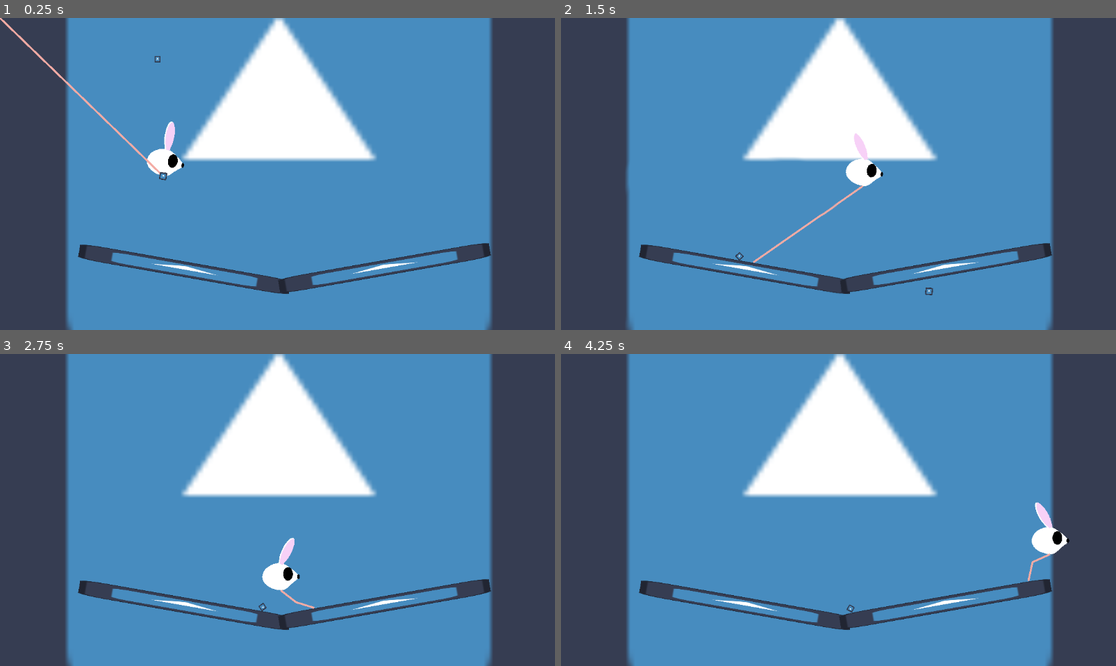
Above: before the commit, frames 1-4 (two rows, left to right).
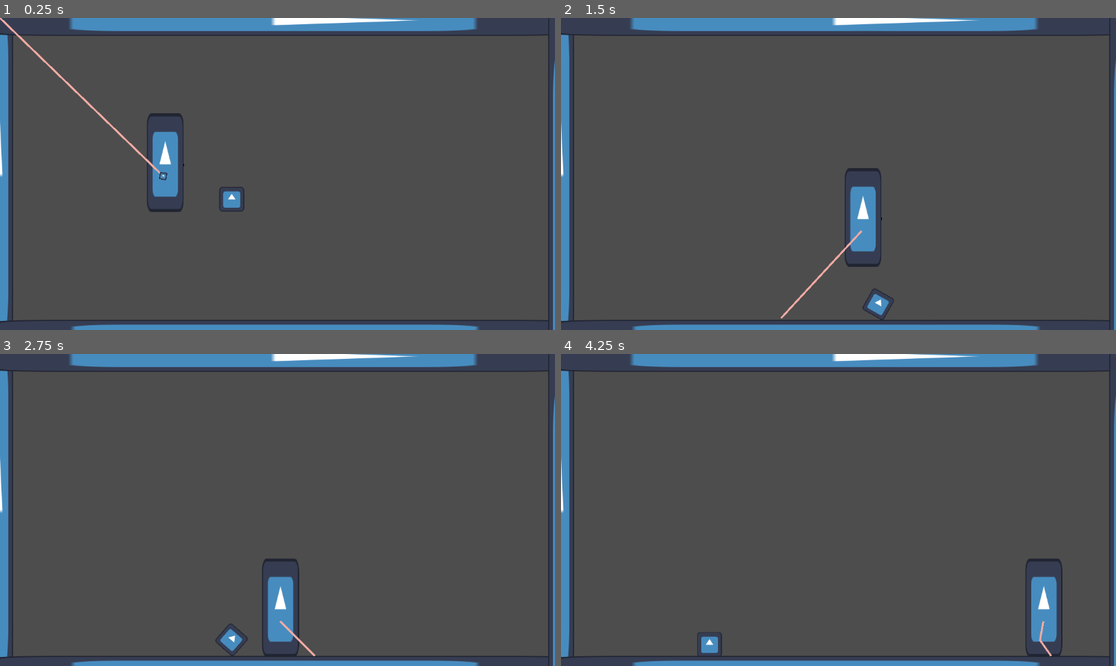
Above: after the commit, the same moments.

Repository: BeMain/metroidvania
Game: Godot game, scene res://world.tscn
Same seed, same stepped clock (60 frames per second), same inputs: the game is played once before the commit and once after it. The engine's default icon, where the game draws it, is replaced by a stand-in: a white triangle on a blue panel in a dark square.
Inputs:
- Up to frame 1 (0.25 s): no input
- Up to frame 2 (1.5 s): tap Enter (ui_accept) at 0.5 s; hold Right (right) from 0.53 s (still down); tap Up (jump) at 0.77 s
- Up to frame 3 (2.75 s): tap Up (jump) at 1.52 s; release Right (right) at 2.03 s; hold Left (left) from 2.03 s (still down)
- Up to frame 4 (4.25 s): release Left (left) at 2.78 s; hold Right (right) from 2.78 s (still down); tap Up (jump) at 3.02, 3.77 s

The runs differ from the first frame. In frame 1, 73% of the frame differs, in the area x 0-100%, y 0-100%; in frame 2, 73%; in frame 3, 74%; in frame 4, 74%.

Commit message:
Implement player interaction with objects

Diff:
--- a/player.gd
+++ b/player.gd
@@ -22,10 +22,22 @@
 	velocity.x = direction * WALK_SPEED
 
 
+
 func _physics_process(delta):
 	# Apply gravity
 	velocity.y += delta * gravity
 
 	get_input()
 
+	var velocity_before_move = velocity
+
 	move_and_slide()
+
+	for i in get_slide_collision_count():
+		var collision = get_slide_collision(i)
+		var collider = collision.get_collider()
+		if collider is RigidBody2D:
+			var normal = collision.get_normal()
+			var impulse =  collider.mass * (velocity_before_move - collider.linear_velocity).dot(normal) * normal
+			#print(impulse, velocity)
+			collider.apply_impulse(impulse, collision.get_position() - collider.position)
--- a/player.tscn
+++ b/player.tscn
@@ -8,15 +8,17 @@
 [ext_resource type="Script" path="res://LegMovement.gd" id="6_yj2k1"]
 [ext_resource type="Texture2D" uid="uid://cy32ov5kfeixm" path="res://icon.svg" id="7_0ckna"]
 
-[sub_resource type="CapsuleShape2D" id="CapsuleShape2D_5k2tn"]
-radius = 36.0
-height = 152.0
+[sub_resource type="RectangleShape2D" id="RectangleShape2D_vlxh7"]
+size = Vector2(80, 200)
 
 [node name="Player" type="CharacterBody2D"]
+slide_on_ceiling = false
+floor_stop_on_slope = false
+floor_block_on_wall = false
 script = ExtResource("1_lli2v")
 
 [node name="CollisionShape2D" type="CollisionShape2D" parent="."]
-shape = SubResource("CapsuleShape2D_5k2tn")
+shape = SubResource("RectangleShape2D_vlxh7")
 
 [node name="Body" type="Sprite2D" parent="."]
 texture_filter = 1
@@ -50,3 +52,7 @@
 z_index = 10
 position = Vector2(0, 67.5)
 default_color = Color(0.580392, 0.721569, 0.992157, 1)
+
+[node name="Icon" type="Sprite2D" parent="."]
+scale = Vector2(0.6, 1.6)
+texture = ExtResource("7_0ckna")
--- a/rock.tscn
+++ b/rock.tscn
@@ -1,20 +1,18 @@
-[gd_scene load_steps=4 format=3 uid="uid://b13d5rg7dvdnx"]
+[gd_scene load_steps=3 format=3 uid="uid://b13d5rg7dvdnx"]
 
 [ext_resource type="Texture2D" uid="uid://cy32ov5kfeixm" path="res://icon.svg" id="1_ldnbu"]
-[ext_resource type="Script" path="res://audible_object.gd" id="1_shuvo"]
 
-[sub_resource type="CircleShape2D" id="CircleShape2D_422r3"]
-radius = 8.0
+[sub_resource type="RectangleShape2D" id="RectangleShape2D_qcees"]
+size = Vector2(48, 48)
 
 [node name="Rock" type="RigidBody2D"]
 continuous_cd = 1
 max_contacts_reported = 4
 contact_monitor = true
-script = ExtResource("1_shuvo")
 
 [node name="Icon" type="Sprite2D" parent="."]
-scale = Vector2(0.1, 0.1)
+scale = Vector2(0.4, 0.4)
 texture = ExtResource("1_ldnbu")
 
 [node name="CollisionShape2D" type="CollisionShape2D" parent="."]
-shape = SubResource("CircleShape2D_422r3")
+shape = SubResource("RectangleShape2D_qcees")
--- a/world.tscn
+++ b/world.tscn
@@ -5,47 +5,68 @@
 [ext_resource type="PackedScene" uid="uid://b13d5rg7dvdnx" path="res://rock.tscn" id="4_716qr"]
 
 [sub_resource type="RectangleShape2D" id="RectangleShape2D_2t33r"]
-size = Vector2(442, 33)
+size = Vector2(64, 64)
 
 [node name="World" type="Node2D"]
 
 [node name="SoundRippleCanvas" type="CanvasLayer" parent="."]
 
-[node name="Icon" type="Sprite2D" parent="."]
-position = Vector2(579, 274)
-scale = Vector2(10, 10)
-texture = ExtResource("2_fjsoq")
-
 [node name="Player" parent="." instance=ExtResource("1_5qsqh")]
 position = Vector2(343, 268)
 
 [node name="StaticBody2D" type="StaticBody2D" parent="."]
-position = Vector2(383, 522)
-rotation = 0.174533
+position = Vector2(-5, 312)
+scale = Vector2(1, 15)
+
+[node name="Icon" type="Sprite2D" parent="StaticBody2D"]
+scale = Vector2(0.5, 0.5)
+texture = ExtResource("2_fjsoq")
+metadata/_edit_lock_ = true
 
 [node name="CollisionShape2D" type="CollisionShape2D" parent="StaticBody2D"]
-position = Vector2(0, -0.5)
 shape = SubResource("RectangleShape2D_2t33r")
 metadata/_edit_lock_ = true
 
-[node name="Icon" type="Sprite2D" parent="StaticBody2D"]
-scale = Vector2(3.46875, 0.25)
+[node name="StaticBody2D2" type="StaticBody2D" parent="."]
+position = Vector2(587, 5)
+rotation = 1.5708
+scale = Vector2(1, 20)
+
+[node name="Icon" type="Sprite2D" parent="StaticBody2D2"]
+scale = Vector2(0.5, 0.5)
 texture = ExtResource("2_fjsoq")
 metadata/_edit_lock_ = true
 
-[node name="StaticBody2D2" type="StaticBody2D" parent="."]
-position = Vector2(798, 519)
-rotation = -0.174533
-
 [node name="CollisionShape2D" type="CollisionShape2D" parent="StaticBody2D2"]
-position = Vector2(0, -0.5)
 shape = SubResource("RectangleShape2D_2t33r")
 metadata/_edit_lock_ = true
 
-[node name="Icon" type="Sprite2D" parent="StaticBody2D2"]
-scale = Vector2(3.46875, 0.25)
+[node name="StaticBody2D4" type="StaticBody2D" parent="."]
+position = Vector2(591, 659)
+rotation = 1.5708
+scale = Vector2(1, 20)
+
+[node name="Icon" type="Sprite2D" parent="StaticBody2D4"]
+scale = Vector2(0.5, 0.5)
 texture = ExtResource("2_fjsoq")
 metadata/_edit_lock_ = true
 
+[node name="CollisionShape2D" type="CollisionShape2D" parent="StaticBody2D4"]
+shape = SubResource("RectangleShape2D_2t33r")
+metadata/_edit_lock_ = true
+
+[node name="StaticBody2D3" type="StaticBody2D" parent="."]
+position = Vector2(1170, 388)
+scale = Vector2(1, 15)
+
+[node name="Icon" type="Sprite2D" parent="StaticBody2D3"]
+scale = Vector2(0.5, 0.5)
+texture = ExtResource("2_fjsoq")
+metadata/_edit_lock_ = true
+
+[node name="CollisionShape2D" type="CollisionShape2D" parent="StaticBody2D3"]
+shape = SubResource("RectangleShape2D_2t33r")
+metadata/_edit_lock_ = true
+
 [node name="Rock" parent="." instance=ExtResource("4_716qr")]
-position = Vector2(327, 57)
+position = Vector2(481, 348)
Not shown, added: sounds/Piano.mp3.import
Not shown, added: sounds/Piano_violin.mp3.import
